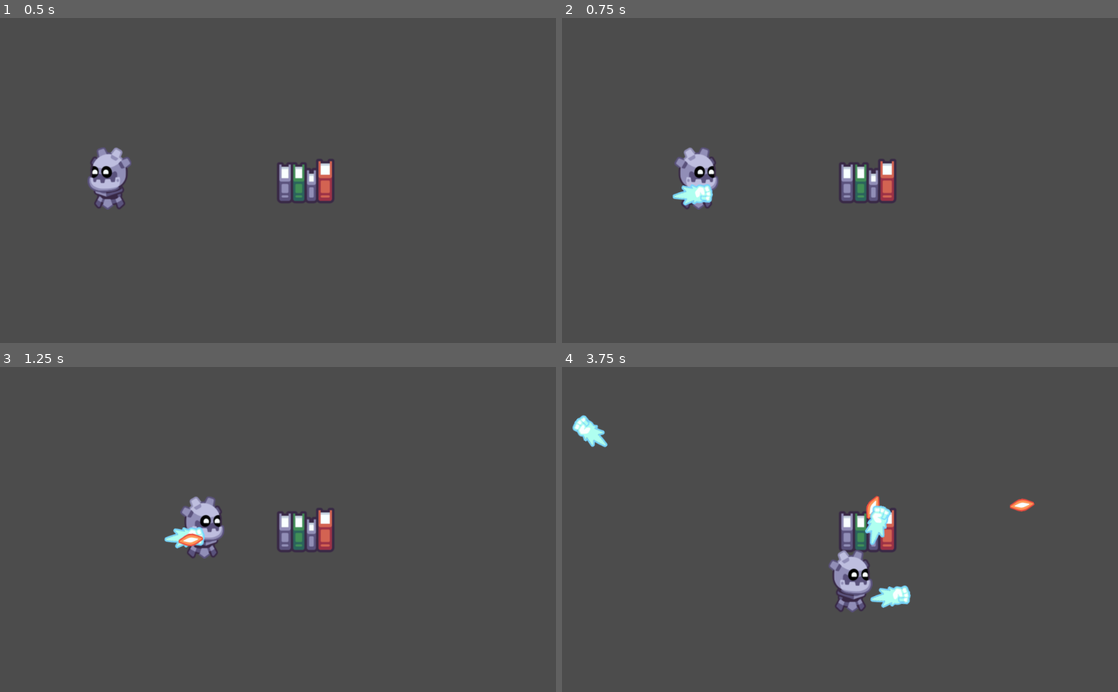
Above: before the commit, frames 1-4 (two rows, left to right).
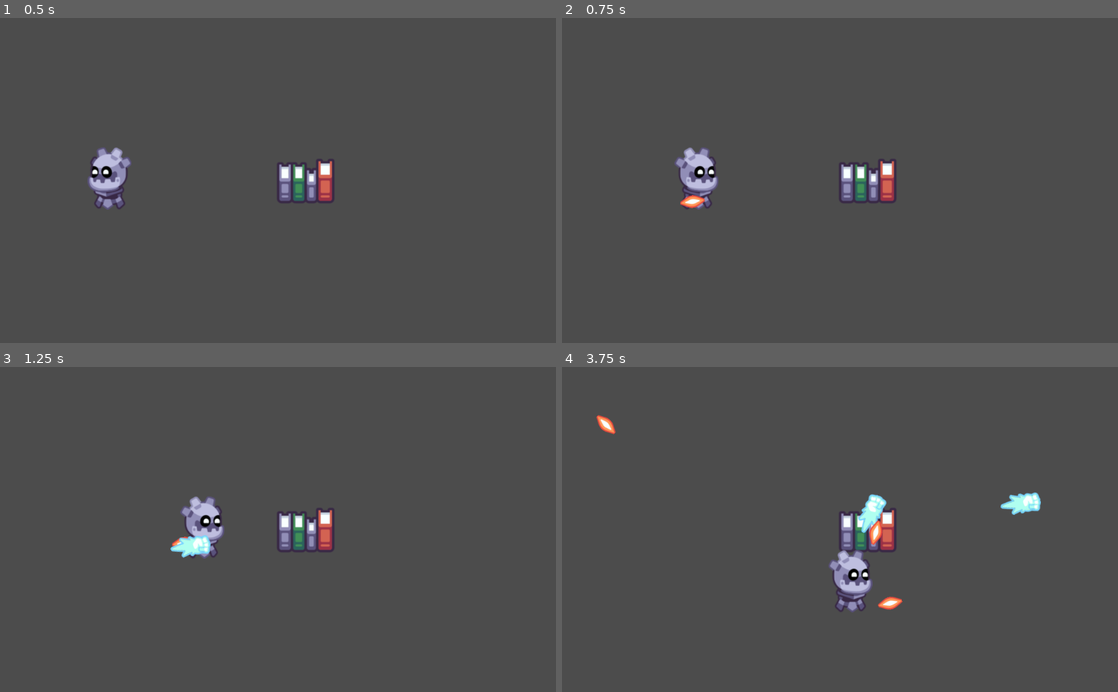
Above: after the commit, the same moments.

Repository: NPGodotEngine/Hack_And_Slash
Game: Godot game, scene res://Levels/TestLevel.tscn
The game is run twice, just before and just after one commit, with the same random seed, the same clock (stepped at 60 frames per second) and the same inputs. The project has no main scene, so this scene is started directly.
Inputs (mouse positions are in pixels of both pictures, inside the frame that each line leads up to):
- Up to frame 1 (0.5 s): no input
- Up to frame 2 (0.75 s): tap Enter at 0.5 s; move the mouse to (962, 164) at 0.52 s; press the mouse at (962, 164) at 0.53 s; hold D (move_right) from 0.53 s (still down)
- Up to frame 3 (1.25 s): keep holding D (move_right); right-click (400, 513) at 0.8 s
- Up to frame 4 (3.75 s): move the mouse to (728, 545) at 1.27 s; release D (move_right) at 1.28 s; release the mouse at (728, 545) at 1.28 s; hold S (move_down) 1.28-2.03 s; right-click (728, 545) at 1.35 s; click (728, 545) at 1.55 s; move the mouse to (895, 458) at 2.02 s; press the mouse at (895, 458) at 2.03 s; hold D (move_right) 2.03-2.78 s; right-click (895, 458) at 2.3 s; move the mouse to (812, 594) at 2.77 s; release the mouse at (812, 594) at 2.78 s; hold W (move_up) 2.78-3.53 s; right-click (812, 594) at 2.85 s; click (812, 594) at 3.05 s; move the mouse to (1006, 578) at 3.52 s; press the mouse at (1006, 578) at 3.53 s; hold A (move_left) from 3.53 s (still down)

Frame 1 is identical in both runs. In frame 2, 0.4% of the frame differs, in the area x 19-28%, y 51-59%; in frame 3, 0.5%; in frame 4, 1.7%, in the area x 1-87%, y 14-75%.

Commit message:
refactor

Diff:
--- a/Player/Player.gd
+++ b/Player/Player.gd
@@ -14,10 +14,18 @@
 # Player skin visual
 onready var skin := $Skin
 
+# Active skill holder
+onready var skill_manager: SkillManager = $SkillManager
+
 # Player current velocity
 var velocity := Vector2.ZERO
 
 func _physics_process(_delta: float) -> void:
+    _move()
+    _update_skin()
+    _execute_skills()
+
+func _move() -> void:
     # Get direction from input
     var direction: Vector2 = Vector2(
         Input.get_axis("move_left", "move_right"),
@@ -33,6 +41,7 @@
     # Move player
     velocity = move_and_slide(velocity)
 
+func _update_skin() -> void:
     # Update skin
     var global_mouse_position := get_global_mouse_position()
 
@@ -40,3 +49,12 @@
         skin.face_left()
     else:
         skin.face_right()
+
+func _execute_skills() -> void:
+    assert(skill_manager, "skill manager missing")
+
+    # Execute skills
+    if Input.is_action_pressed("primary"):
+        skill_manager.execute_skill(0)
+    if Input.is_action_pressed("secondary"):
+        skill_manager.execute_skill(1)
--- a/Player/Player.tscn
+++ b/Player/Player.tscn
@@ -1,11 +1,9 @@
-[gd_scene load_steps=8 format=2]
+[gd_scene load_steps=6 format=2]
 
 [ext_resource path="res://Player/Player.png" type="Texture" id=1]
 [ext_resource path="res://Player/Player.gd" type="Script" id=2]
 [ext_resource path="res://Player/PlayerSkin.gd" type="Script" id=3]
-[ext_resource path="res://Skills/ActiveSkillHolder/ActiveSkillHolder.tscn" type="PackedScene" id=4]
-[ext_resource path="res://Skills/ActiveSkills/FireSkill/FireSkill.tscn" type="PackedScene" id=5]
-[ext_resource path="res://Skills/ActiveSkills/IceSkill/IceSkill.tscn" type="PackedScene" id=6]
+[ext_resource path="res://Skills/SkillManager/SkillManager.tscn" type="PackedScene" id=4]
 
 [sub_resource type="CapsuleShape2D" id=1]
 radius = 36.0
@@ -24,6 +22,4 @@
 position = Vector2( 1, -46 )
 shape = SubResource( 1 )
 
-[node name="ActiveSkillHolder" parent="." instance=ExtResource( 4 )]
-position = Vector2( 0, -14 )
-skills = [ ExtResource( 6 ), ExtResource( 5 ) ]
+[node name="SkillManager" parent="." instance=ExtResource( 4 )]
--- a/Skills/ActiveSkillHolder/ActiveSkillHolder.gd
+++ /dev/null
@@ -1,38 +0,0 @@
-# A class holde number of active skills
-# and control of active skill
-class_name ActiveSkillHolder
-extends Position2D
-
-# Number of active skills allowed to be use
-const NUM_SKILLS = 2
-
-# For quick load up preset skill
-export (Array, PackedScene) var skills = []
-
-# List of active skills
-var active_skills: Array = []
-
-func _ready() -> void:
-    active_skills.resize(NUM_SKILLS)
-
-    # load up preset skills
-    for i in skills.size():
-        var skill: ActiveSkill = skills[i].instance()
-        add_child(skill)
-        skill.position = Vector2.ZERO
-        skill.rotation = rotation
-        active_skills[i] = skill
-
-func _physics_process(_delta: float) -> void:
-    # Face mouse position
-    look_at(get_global_mouse_position())
-
-    # Tell first skill to shoot
-    if Input.is_action_pressed("primary"):
-        if active_skills[0]:
-            active_skills[0].shoot_skill()
-
-    # Tell second skill to shoot
-    if Input.is_action_pressed("secondary"):
-        if active_skills[1]:
-            active_skills[1].shoot_skill()
--- a/Skills/ActiveSkillHolder/ActiveSkillHolder.tscn
+++ /dev/null
@@ -1,7 +0,0 @@
-[gd_scene load_steps=2 format=2]
-
-[ext_resource path="res://Skills/ActiveSkillHolder/ActiveSkillHolder.gd" type="Script" id=1]
-
-[node name="ActiveSkillHolder" type="Position2D"]
-position = Vector2( 228, 228 )
-script = ExtResource( 1 )
--- a/Skills/ActiveSkills/IceSkill/IceSkill.tscn
+++ /dev/null
@@ -1,11 +0,0 @@
-[gd_scene load_steps=4 format=2]
-
-[ext_resource path="res://Skills/ActiveSkills/FireSkill/FireSkill.tscn" type="PackedScene" id=1]
-[ext_resource path="res://Bullets/IceBullet/ice.png" type="Texture" id=3]
-[ext_resource path="res://Bullets/IceBullet/IceBullet.tscn" type="PackedScene" id=4]
-
-[node name="IceSkill" instance=ExtResource( 1 )]
-projectile = ExtResource( 4 )
-
-[node name="Sprite" parent="." index="1"]
-texture = ExtResource( 3 )
--- a/Skills/ActiveSkills/FireSkill/FireSkill.tscn
+++ b/Skills/FireSkill/FireSkill.tscn
@@ -1,11 +1,10 @@
 [gd_scene load_steps=4 format=2]
 
 [ext_resource path="res://Bullets/FireBullet/fire.png" type="Texture" id=1]
-[ext_resource path="res://Skills/ActiveSkills/ProjectileSkill.gd" type="Script" id=2]
+[ext_resource path="res://Skills/ProjectileSkill.gd" type="Script" id=2]
 [ext_resource path="res://Bullets/FireBullet/FireBullet.tscn" type="PackedScene" id=3]
 
 [node name="FireSkill" type="Node2D"]
-position = Vector2( 151, 153 )
 script = ExtResource( 2 )
 projectile = ExtResource( 3 )
 
--- /dev/null
+++ b/Skills/IceSkill/IceSkill.tscn
@@ -0,0 +1,12 @@
+[gd_scene load_steps=4 format=2]
+
+[ext_resource path="res://Bullets/IceBullet/IceBullet.tscn" type="PackedScene" id=1]
+[ext_resource path="res://Skills/FireSkill/FireSkill.tscn" type="PackedScene" id=2]
+[ext_resource path="res://Bullets/IceBullet/ice.png" type="Texture" id=3]
+
+[node name="IceSkill" instance=ExtResource( 2 )]
+projectile = ExtResource( 1 )
+
+[node name="Sprite" parent="." index="1"]
+visible = false
+texture = ExtResource( 3 )
--- a/Skills/ActiveSkills/ProjectileSkill.gd
+++ b/Skills/ProjectileSkill.gd
@@ -1,18 +1,15 @@
-extends ActiveSkill
+extends Skill
 
 # Projectile that skill will instantiate and shoot
 export (PackedScene) var projectile: PackedScene = null
 
-func shoot_skill() -> void:
+func execute() -> void:
     assert(projectile , "project tile not given")
-
-    if not is_skill_ready:
-        return
 
     var projectile_instance = projectile.instance()
     get_tree().current_scene.add_child(projectile_instance)
-    projectile_instance.direction = (get_global_mouse_position() - global_position).normalized()
+    projectile_instance.direction = (get_global_mouse_position() - executer.global_position).normalized()
     projectile_instance.damage = damage
-    projectile_instance.global_position = global_position
+    projectile_instance.global_position = executer.global_position
 
     start_cool_down()
--- a/Skills/ActiveSkills/ActiveSkill.gd
+++ b/Skills/Skill.gd
@@ -2,7 +2,7 @@
 # and implement shoot_skill method then call
 # start_cool_down method at right time to
 # begin cool down
-class_name ActiveSkill
+class_name Skill
 extends Node2D
 
 # CoolDown duration of skill
@@ -17,6 +17,9 @@
 # Is skill ready to be used
 var is_skill_ready: bool = true
 
+# The object that own this skill
+var executer = null
+
 func _ready() -> void:
     cool_dwon_timer.wait_time = cooldown_duration
     cool_dwon_timer.one_shot = true
@@ -29,6 +32,10 @@
 func _on_cool_down_timer_timeout() -> void:
     is_skill_ready = true
 
+# Setup skill
+func setup(skill_owner) -> void:
+    executer = skill_owner
+
 # Begin skill cool down
 func start_cool_down() -> void:
     is_skill_ready = false
@@ -39,6 +46,6 @@
 
     cool_dwon_timer.start()
 
-# Shoot skill
-func shoot_skill() -> void:
+# Execute skill
+func execute() -> void:
     pass
--- /dev/null
+++ b/Skills/SkillManager/SkillManager.gd
@@ -0,0 +1,23 @@
+# A class holde number of active skills
+# and control of active skill
+class_name SkillManager
+extends Node2D
+
+# List of active skills
+var active_skills: Array = [
+	preload("res://Skills/FireSkill/FireSkill.tscn").instance(),
+	preload("res://Skills/IceSkill/IceSkill.tscn").instance()
+]
+
+func _ready() -> void:
+	# setup preset skills
+	for i in active_skills.size():
+		var skill: Skill = active_skills[i]
+		add_child(skill)
+		skill.setup(owner)
+
+# Execute a skill by index
+func execute_skill(index:int) -> void:
+	var skill: Skill = active_skills[index]
+	if skill.is_skill_ready:
+		skill.execute()
--- /dev/null
+++ b/Skills/SkillManager/SkillManager.tscn
@@ -0,0 +1,6 @@
+[gd_scene load_steps=2 format=2]
+
+[ext_resource path="res://Skills/SkillManager/SkillManager.gd" type="Script" id=1]
+
+[node name="SkillManager" type="Node2D"]
+script = ExtResource( 1 )
--- a/project.godot
+++ b/project.godot
@@ -9,25 +9,25 @@
 config_version=4
 
 _global_script_classes=[ {
-"base": "Node2D",
-"class": "ActiveSkill",
-"language": "GDScript",
-"path": "res://Skills/ActiveSkills/ActiveSkill.gd"
-}, {
-"base": "Position2D",
-"class": "ActiveSkillHolder",
-"language": "GDScript",
-"path": "res://Skills/ActiveSkillHolder/ActiveSkillHolder.gd"
-}, {
 "base": "KinematicBody2D",
 "class": "Player",
 "language": "GDScript",
 "path": "res://Player/Player.gd"
+}, {
+"base": "Node2D",
+"class": "Skill",
+"language": "GDScript",
+"path": "res://Skills/Skill.gd"
+}, {
+"base": "Node2D",
+"class": "SkillManager",
+"language": "GDScript",
+"path": "res://Skills/SkillManager/SkillManager.gd"
 } ]
 _global_script_class_icons={
-"ActiveSkill": "",
-"ActiveSkillHolder": "",
-"Player": ""
+"Player": "",
+"Skill": "",
+"SkillManager": ""
 }
 
 [application]
